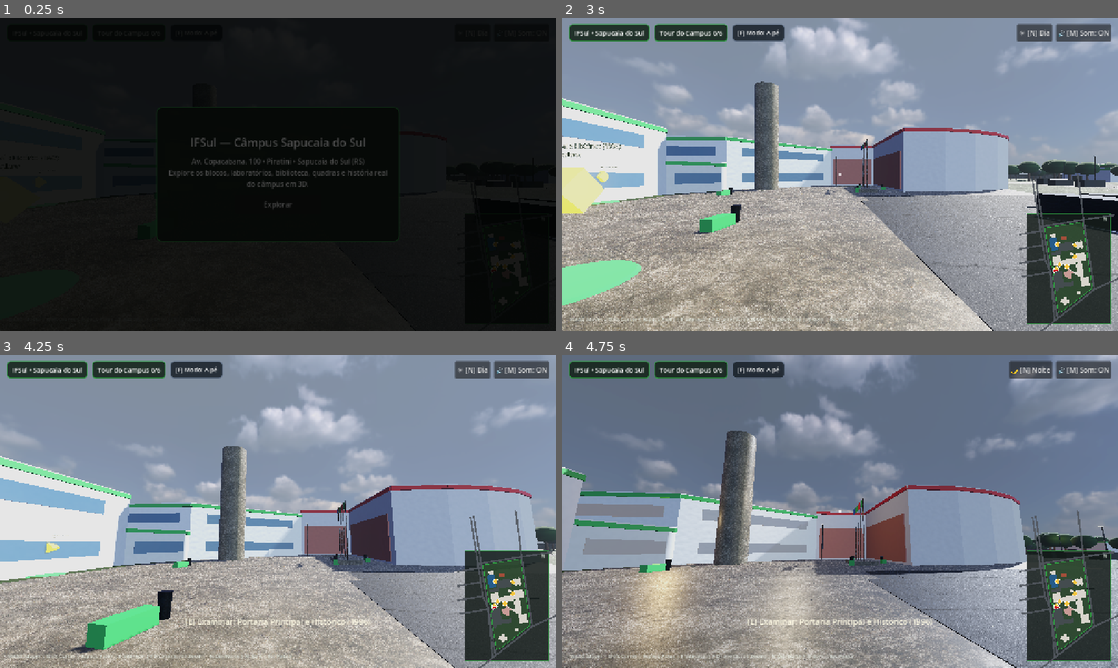
Above: before the commit, frames 1-4 (two rows, left to right).
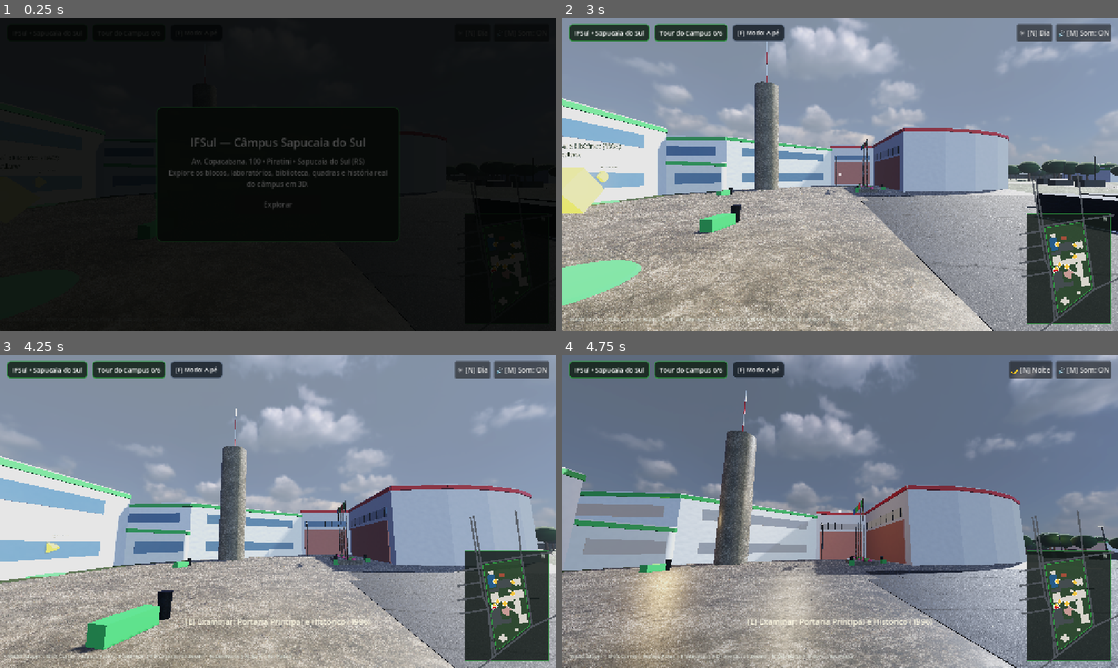
Above: after the commit, the same moments.

Repository: m29489569-hash/ifsul-sapucaia-3d
Game: Godot game, scene res://scenes/main.tscn
Two runs of this game, one before a commit and one after it. Both use one fixed random seed, a clock stepped at 60 frames per second and the inputs below.
Inputs (mouse positions are in pixels of both pictures, inside the frame that each line leads up to):
- Up to frame 1 (0.25 s): no input
- Up to frame 2 (3 s): move the mouse to (962, 158) at 0.52 s; hold D (move_right) 0.53-1.25 s; hold E (interact) 0.53-1.25 s; click (962, 158) at 0.67 s; tap Space (jump) at 0.77 s; click "☀ [N] Dia" at 1.25 s; click "🔊 [M] Som: ON" at 2 s; click "Explorar" at 2.75 s
- Up to frame 3 (4.25 s): move the mouse to (250, 511) at 3.52 s; hold W (move_forward) from 3.53 s (still down); tap Shift (sprint) at 3.6 s; tap Space (jump) at 3.77 s
- Up to frame 4 (4.75 s): keep holding W (move_forward); move the mouse to (851, 505) at 4.27 s; hold N (toggle_day_night) from 4.28 s (still down)

The runs differ from the first frame. In frame 2, 0.3% of the frame differs, in the area x 36-61%, y 7-55%; in frame 3, 0.5%; in frame 4, 0.5%, in the area x 32-62%, y 11-67%.

Commit message:
iter 03: entrance fidelity, auditorium clerestory, solar roof ribs and court gear

Diff:
--- a/scripts/campus_builder.gd
+++ b/scripts/campus_builder.gd
@@ -224,7 +224,7 @@
 
 func _add_building_volume(parent: Node3D, poly: PackedVector2Array, h: float, col_wall: Color, col_trim: Color, floors: int, has_windows: bool, b: Dictionary) -> void:
 	var wall_mat := mats.get_material("wall", col_wall)
-	var roof_mat := mats.get_material("concrete", Color("#6B6E72"))
+	var roof_mat := mats.get_material("concrete", Color("#C9C8C2"))
 	var trim_mat := mats.get_material("ifsul_green") if col_trim == Color("#2F9E41") else mats.get_material("ifsul_red")
 	var wmat := win_mat
 
@@ -240,12 +240,25 @@
 	body.add_child(col_shape)
 	parent.add_child(body)
 
-	# Roof parapet cap
+	# Roof parapet cap + solar/skylight ribs on large academic/workshop roofs
 	var cap := MeshInstance3D.new()
 	cap.mesh = _extrude_polygon_mesh(poly, 0.25, false)
 	cap.position.y = h
 	cap.material_override = roof_mat
 	parent.add_child(cap)
+	var btype := String(b.get("type", ""))
+	if btype in ["academic", "workshop"] and poly.size() >= 4:
+		var c2 := _poly_centroid(poly)
+		var rib_mat := mats.get_material("metal", Color("#5B6770"))
+		for k in range(-2, 3):
+			var rmi := MeshInstance3D.new()
+			var rbox := BoxMesh.new()
+			rbox.size = Vector3(14.0, 0.16, 1.35)
+			rmi.mesh = rbox
+			rmi.material_override = rib_mat
+			rmi.position = Vector3(c2.x, h + 0.30, c2.y + k * 4.2)
+			rmi.rotation.y = deg_to_rad(8.7)
+			parent.add_child(rmi)
 
 	# Architectural fascia trim + ribbon windows along long outer edges
 	var cw := _ensure_cw_screen(poly)
@@ -270,16 +283,38 @@
 		band.rotation.y = angle
 		parent.add_child(band)
 
-		# Auditório iconic terracotta wall panel matching MSS-00.2155 reference
+		# Auditório iconic terracotta wall + clerestory ribbon windows & pillars matching MSS-00.2155
 		if String(b.get("type", "")) == "auditorium" and len > 8.0:
 			var panel := MeshInstance3D.new()
 			var pm := BoxMesh.new()
-			pm.size = Vector3(0.12, h * 0.62, len * 0.88)
+			pm.size = Vector3(0.12, h * 0.56, len * 0.86)
 			panel.mesh = pm
-			panel.material_override = mats.get_material("wall", Color("#B86B55"))
-			panel.position = Vector3(mid.x + out_dir.x * 0.07, h * 0.34, mid.y + out_dir.y * 0.07)
+			panel.material_override = mats.get_material("wall", Color("#C2725A"))
+			panel.position = Vector3(mid.x + out_dir.x * 0.07, h * 0.29, mid.y + out_dir.y * 0.07)
 			panel.rotation.y = angle
 			parent.add_child(panel)
+
+			var clere := MeshInstance3D.new()
+			var cm := BoxMesh.new()
+			cm.size = Vector3(0.10, 1.15, len * 0.86)
+			clere.mesh = cm
+			clere.material_override = wmat
+			clere.position = Vector3(mid.x + out_dir.x * 0.07, h * 0.68, mid.y + out_dir.y * 0.07)
+			clere.rotation.y = angle
+			parent.add_child(clere)
+
+			var mull_mat := mats.get_material("metal", Color("#23272A"))
+			for m_i in range(7):
+				var t := lerpf(-0.4, 0.4, float(m_i) / 6.0)
+				var along := edge.normalized() * (t * len)
+				var mull := MeshInstance3D.new()
+				var mm := BoxMesh.new()
+				mm.size = Vector3(0.14, 1.25, 0.10)
+				mull.mesh = mm
+				mull.material_override = mull_mat
+				mull.position = Vector3(mid.x + along.x + out_dir.x * 0.08, h * 0.68, mid.y + along.y + out_dir.y * 0.08)
+				mull.rotation.y = angle
+				parent.add_child(mull)
 
 		# Floor window strips & 2.1m entrance door on longest facade
 		if has_windows:
@@ -375,6 +410,21 @@
 			ring.scale = Vector3(1.0, 0.15, 1.0)
 			ring.material_override = line_mat
 			node.add_child(ring)
+			# Futsal goals & basketball hoops
+			var goal_mat := mats.get_material("metal", Color("#F0F2F5"))
+			var hoop_mat := mats.get_material("ifsul_red")
+			for end_s: float in [-1.0, 1.0]:
+				var gz: float = end_s * (pd * 0.48)
+				_add_court_line(node, Vector3(-1.5, 1.05, gz), Vector3(0.10, 2.1, 0.10), goal_mat)
+				_add_court_line(node, Vector3(1.5, 1.05, gz), Vector3(0.10, 2.1, 0.10), goal_mat)
+				_add_court_line(node, Vector3(0.0, 2.1, gz), Vector3(3.1, 0.10, 0.10), goal_mat)
+				_add_court_line(node, Vector3(0.0, 3.05, gz - end_s * 0.6), Vector3(1.8, 1.1, 0.08), line_mat)
+				_add_court_line(node, Vector3(0.0, 2.75, gz - end_s * 0.85), Vector3(0.45, 0.06, 0.45), hoop_mat)
+		elif String(c.get("sport", "")) == "volleyball":
+			var post_mat := mats.get_material("metal", Color("#E2E8F0"))
+			_add_court_line(node, Vector3(0, 1.25, -pd * 0.52), Vector3(0.12, 2.5, 0.12), post_mat)
+			_add_court_line(node, Vector3(0, 1.25, pd * 0.52), Vector3(0.12, 2.5, 0.12), post_mat)
+			_add_court_line(node, Vector3(0, 2.0, 0), Vector3(0.04, 0.95, pd * 1.02), mats.get_material("glass"))
 
 		# Covered gymnasium roof & pillars (matching satellite!)
 		if bool(c.get("covered", false)):
@@ -474,6 +524,17 @@
 		mi.mesh = cm
 		mi.material_override = mats.get_material("concrete", Color("#CFCBC3"))
 		body.add_child(mi)
+		# Red/white mast atop water tower (matching MSS-00.266 photo)
+		for seg in range(4):
+			var mast := MeshInstance3D.new()
+			var mm := CylinderMesh.new()
+			mm.top_radius = 0.07
+			mm.bottom_radius = 0.09
+			mm.height = 1.8
+			mast.mesh = mm
+			mast.position.y = h * 0.5 + 0.9 + seg * 1.8
+			mast.material_override = mats.get_material("ifsul_red") if seg % 2 == 0 else mats.get_material("line_white")
+			body.add_child(mast)
 		root.add_child(body)
 
 	# Flagpoles + raised planter matching MSS-00.2155 reference photo
@@ -500,6 +561,18 @@
 		pmi.position.y = 0.225
 		pmi.material_override = mats.get_material("concrete", Color("#CBC6BC"))
 		planter.add_child(pmi)
+		# Flowers on raised planter (matching MSS-00.2155)
+		var frng := RandomNumberGenerator.new()
+		frng.seed = 2155
+		for fx in range(12):
+			var fl := MeshInstance3D.new()
+			var fs := SphereMesh.new()
+			fs.radius = 0.24
+			fs.height = 0.36
+			fl.mesh = fs
+			fl.position = Vector3(-2.9 + fx * 0.52, 0.55, frng.randf_range(-0.7, 0.7))
+			fl.material_override = mats.get_material("wall", Color("#DB4B7A") if fx % 2 == 0 else Color("#4C8E3B"))
+			planter.add_child(fl)
 		f_root.add_child(planter)
 
 		var flag_colors := [Color("#009B3A"), Color("#D92525"), Color("#2F9E41"), Color("#1E55A0")]
@@ -525,9 +598,47 @@
 func _build_entrance_signage(root: Node3D, data: Dictionary) -> void:
 	var sign_node := Node3D.new()
 	sign_node.name = "EntranceSignage"
-	sign_node.position = Vector3(-62.5, 0.0, 5.5)
+	sign_node.position = Vector3(-64.2, 0.0, 2.2)
 	sign_node.rotation.y = deg_to_rad(8.7)
 	root.add_child(sign_node)
+
+	# Yellow entrance curb + open metal gate wings + iconic green payphones (MSS-00.266)
+	var gate_root := Node3D.new()
+	gate_root.position = Vector3(-63.2, 0.0, 17.5)
+	gate_root.rotation.y = deg_to_rad(8.7)
+	root.add_child(gate_root)
+	var gate_mat := mats.get_material("metal", Color("#D8DCE0"))
+	for gz in [-1.5, 7.2]:
+		var wing := MeshInstance3D.new()
+		var wm := BoxMesh.new()
+		wm.size = Vector3(3.2, 1.9, 0.08)
+		wing.mesh = wm
+		wing.position = Vector3(1.6, 0.95, gz)
+		wing.material_override = gate_mat
+		gate_root.add_child(wing)
+	var curb := MeshInstance3D.new()
+	var cb := BoxMesh.new()
+	cb.size = Vector3(0.25, 0.14, 14.0)
+	curb.mesh = cb
+	curb.position = Vector3(-1.4, 0.07, 1.5)
+	curb.material_override = mats.get_material("wall", Color("#E8B923"))
+	gate_root.add_child(curb)
+	for oz in [-7.6, -6.5]:
+		var orelhao := MeshInstance3D.new()
+		var om := SphereMesh.new()
+		om.radius = 0.36
+		om.height = 0.8
+		orelhao.mesh = om
+		orelhao.position = Vector3(-1.2, 1.65, oz)
+		orelhao.material_override = mats.get_material("ifsul_green")
+		gate_root.add_child(orelhao)
+		var opost := MeshInstance3D.new()
+		var opm := CylinderMesh.new()
+		opm.top_radius = 0.04; opm.bottom_radius = 0.05; opm.height = 1.6
+		opost.mesh = opm
+		opost.position = Vector3(-1.2, 0.8, oz)
+		opost.material_override = gate_mat
+		gate_root.add_child(opost)
 
 	# Totem monument at main gate
 	var totem_body := StaticBody3D.new()
--- /dev/null
+++ b/shots/iter-03/meta.json
@@ -0,0 +1,45 @@
+{
+  "avg_frametime_ms": 7.09,
+  "fixed_fps": 60,
+  "iter": "iter-03",
+  "render_method": "native_forward_plus",
+  "resolution": "1280x720",
+  "shots": [
+    {
+      "avg_frametime_ms": 8.12,
+      "id": "01_spawn_hud"
+    },
+    {
+      "avg_frametime_ms": 7.82,
+      "id": "02_aerial_overview"
+    },
+    {
+      "avg_frametime_ms": 6.49,
+      "id": "03_entrance_guarita"
+    },
+    {
+      "avg_frametime_ms": 7.2,
+      "id": "04_main_facade"
+    },
+    {
+      "avg_frametime_ms": 6.35,
+      "id": "05_central_courtyard"
+    },
+    {
+      "avg_frametime_ms": 6.35,
+      "id": "06_sports_courts"
+    },
+    {
+      "avg_frametime_ms": 6.93,
+      "id": "07_parking_lot"
+    },
+    {
+      "avg_frametime_ms": 6.89,
+      "id": "08_material_signage_close"
+    },
+    {
+      "avg_frametime_ms": 7.69,
+      "id": "09_aerial_night"
+    }
+  ]
+}
Binary file added: shots/iter-03/01_spawn_hud.png
Binary file added: shots/iter-03/02_aerial_overview.png
Binary file added: shots/iter-03/03_entrance_guarita.png
Binary file added: shots/iter-03/04_main_facade.png
Binary file added: shots/iter-03/05_central_courtyard.png
Binary file added: shots/iter-03/06_sports_courts.png
Binary file added: shots/iter-03/07_parking_lot.png
Binary file added: shots/iter-03/08_material_signage_close.png
Binary file added: shots/iter-03/09_aerial_night.png
Not shown, changed: docs/BACKLOG.md
Not shown, changed: docs/ITERATIONS.md
